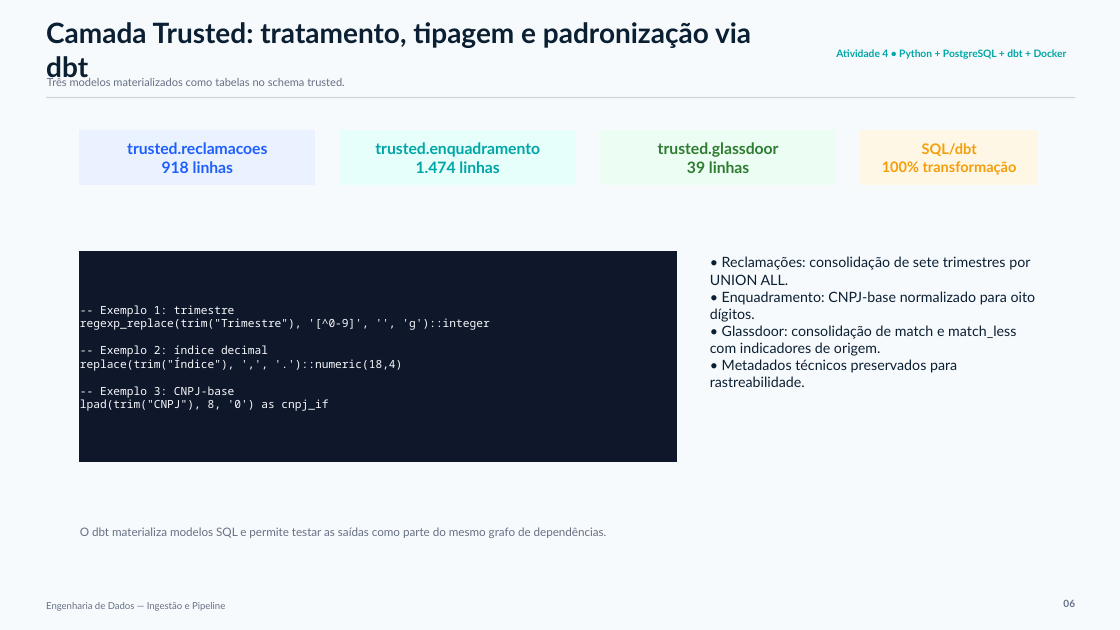
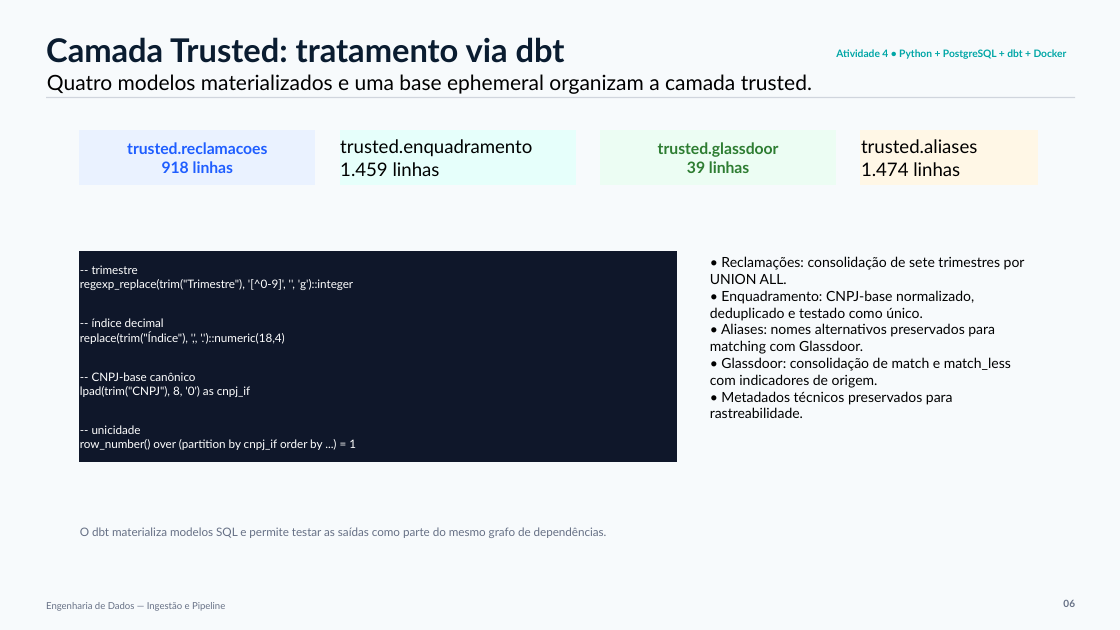
Before and after one commit to brtostes/C3-Trabalho-Ingestao-Pipeline-Atividade4, a slide deck: slide 7 of apresentacao/Apresentacao_Tarefa4_Engenharia_Dados.pptx. Drawn at 1120x630 pixels with LibreOffice and Linux fonts; fonts in the diff are those of the drawing. Boxes give left, top, right and bottom in pixels: in the first picture for what was removed or moved away, otherwise in the second. Text is boxed around its words. In the diff, an @@ line names an element or a change of style, - is before the commit and + after.

```diff
--- a/apresentacao/Apresentacao_Tarefa4_Engenharia_Dados.pptx
+++ b/apresentacao/Apresentacao_Tarefa4_Engenharia_Dados.pptx
@@ text at [46, 37, 565, 63]: text changed; size 24 to 28 pt; text colour #0B1F33 to #0A1C30 @@
-Camada Trusted: tratamento, tipagem e padronização via dbt
+Camada Trusted: tratamento via dbt
@@ text at [47, 74, 812, 94]: text changed; size 9.5 to 18 pt; text colour #667085 to #000000 @@
-Três modelos materializados como tabelas no schema trusted.
+Quatro modelos materializados e uma base ephemeral organizam a camada trusted.
@@ text in rectangle at [340, 139, 532, 157]: size 13.5 to 16 pt, text colour #00A6A6 to #000000, bold off in "trusted.enquadramento"; alignment centre to left @@
@@ text in rectangle at [861, 139, 977, 176]: text changed; size 12.5 to 16 pt; text colour #F59E0B to #000000; bold off @@
-SQL/dbt
-100% transformação
+trusted.aliases
+1.474 linhas
@@ text in rectangle at [340, 162, 440, 176]: text changed; size 13.5 to 16 pt; text colour #00A6A6 to #000000; bold off @@
-1.474 linhas
+1.459 linhas
@@ text in rectangle at [92, 265, 138, 274]: text changed; size 9.6 to 10 pt; font Noto Sans Mono to Lato; text colour #F8FAFC to #FFFFFF @@
--- Exemplo 1: trimestre
+-- trimestre
@@ text at [710, 256, 1025, 418]: text changed; size 12.2 to 12 pt; text colour #0B1F33 to #000000 @@
-• Reclamações: consolidação de sete trimestres por UNION ALL.
-• Enquadramento: CNPJ-base normalizado para oito dígitos.
-• Glassdoor: consolidação de match e match_less com indicadores de origem.
-• Metadados técnicos preservados para rastreabilidade.
+• Reclamações: consolidação de sete trimestres por UNION ALL.
+• Enquadramento: CNPJ-base normalizado, deduplicado e testado como único.
+• Aliases: nomes alternativos preservados para matching com Glassdoor.
+• Glassdoor: consolidação de match e match_less com indicadores de origem.
+• Metadados técnicos preservados para rastreabilidade.
@@ text in rectangle at [80, 279, 353, 397]: size 9.6 to 10 pt, font Noto Sans Mono to Lato, text colour #F8FAFC to #FFFFFF in "regexp_replace(trim("Trimestre"), '[^0-9]', '', 'g')::intege ...", "replace(trim("Índice"), ',', '.')::numeric(18,4)", "lpad(trim("CNPJ"), 8, '0') as cnpj_if" @@
@@ text in rectangle at [92, 318, 164, 327]: text changed; size 9.6 to 10 pt; font Noto Sans Mono to Lato; text colour #F8FAFC to #FFFFFF @@
--- Exemplo 2: índice decimal
+-- índice decimal
@@ text in rectangle at [92, 372, 196, 381]: text changed; size 9.6 to 10 pt; font Noto Sans Mono to Lato; text colour #F8FAFC to #FFFFFF @@
--- Exemplo 3: CNPJ-base
+-- CNPJ-base canônico
@@ text in rectangle at [80, 425, 356, 450]: paragraphs added @@
+-- unicidade
+row_number() over (partition by cnpj_if order by ...) = 1
```
Also in this commit, not shown: 11 other slides changed, 1 other file.
